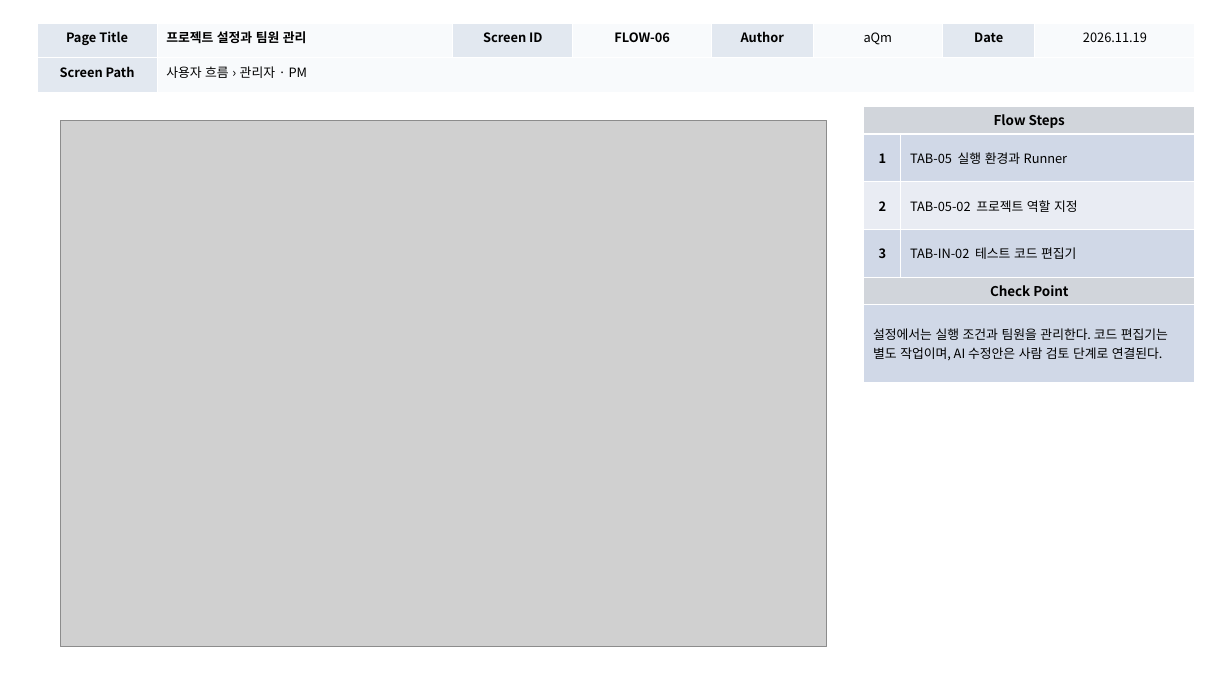
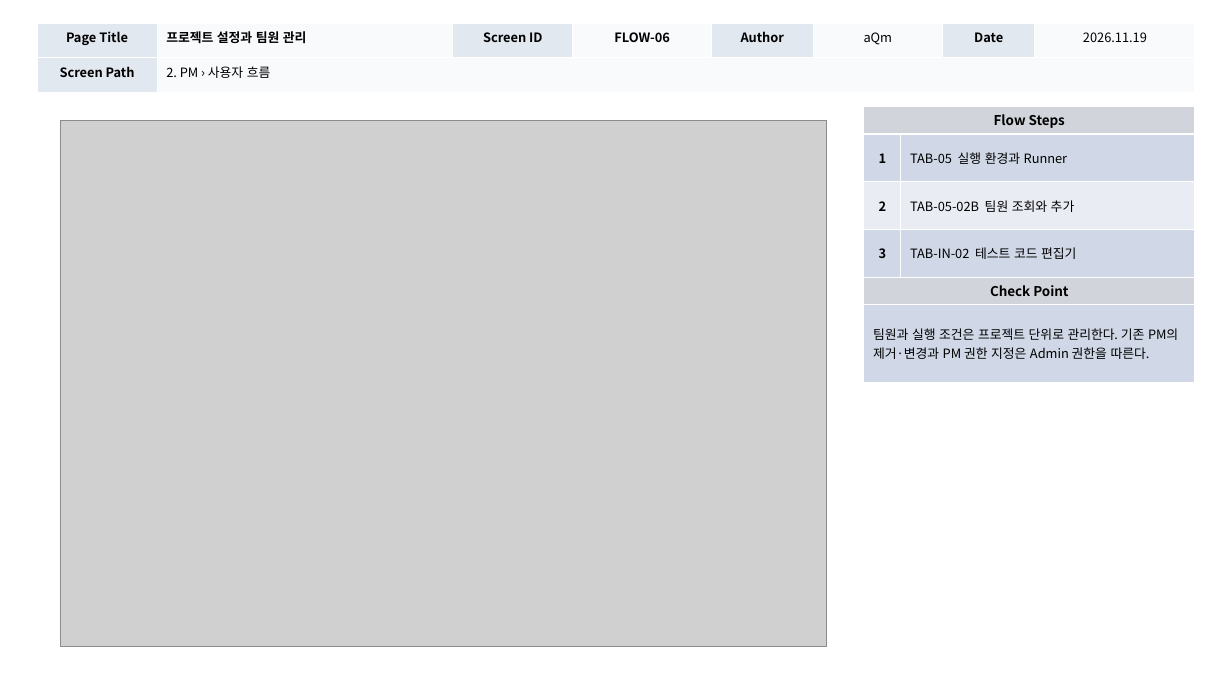
Before and after one commit to digitalist-corp/AI-TestOps, a slide deck: slide 47 of docs/aQm-산출물/AI-TestOps_UI설계서_(v1.0)_20261119.pptx (slide 36 before the commit). Drawn at 1232x693 pixels with LibreOffice and Linux fonts; fonts in the diff are those of the drawing; grey boxes stand for pictures. Boxes give left, top, right and bottom in pixels: in the first picture for what was removed or moved away, otherwise in the second. Text is boxed around its words. In the diff, an @@ line names an element or a change of style, - is before the commit and + after.

Commit message:
docs: UI 위치도 분리와 역할별 사용자 흐름 정리

```diff
--- a/docs/aQm-산출물/AI-TestOps_UI설계서_(v1.0)_20261119.pptx
+++ b/docs/aQm-산출물/AI-TestOps_UI설계서_(v1.0)_20261119.pptx
@@ table at [37,23,1195,92] @@
-row 2, column 2: 사용자 흐름 › 관리자 · PM
+row 2, column 2: 2. PM › 사용자 흐름
@@ table at [864,106,1195,383] @@
-row 3, column 2: TAB-05-02 프로젝트 역할 지정
+row 3, column 2: TAB-05-02B 팀원 조회와 추가
-row 6, column 1: 설정에서는 실행 조건과 팀원을 관리한다. 코드 편집기는 별도 작업이며, AI 수정안은 사람 검토 단계로 연결된다.
+row 6, column 1: 팀원과 실행 조건은 프로젝트 단위로 관리한다. 기존 PM의 제거·변경과 PM 권한 지정은 Admin 권한을 따른다.
```
Also in this commit, not shown: 45 other slides changed, 11 slides added.
